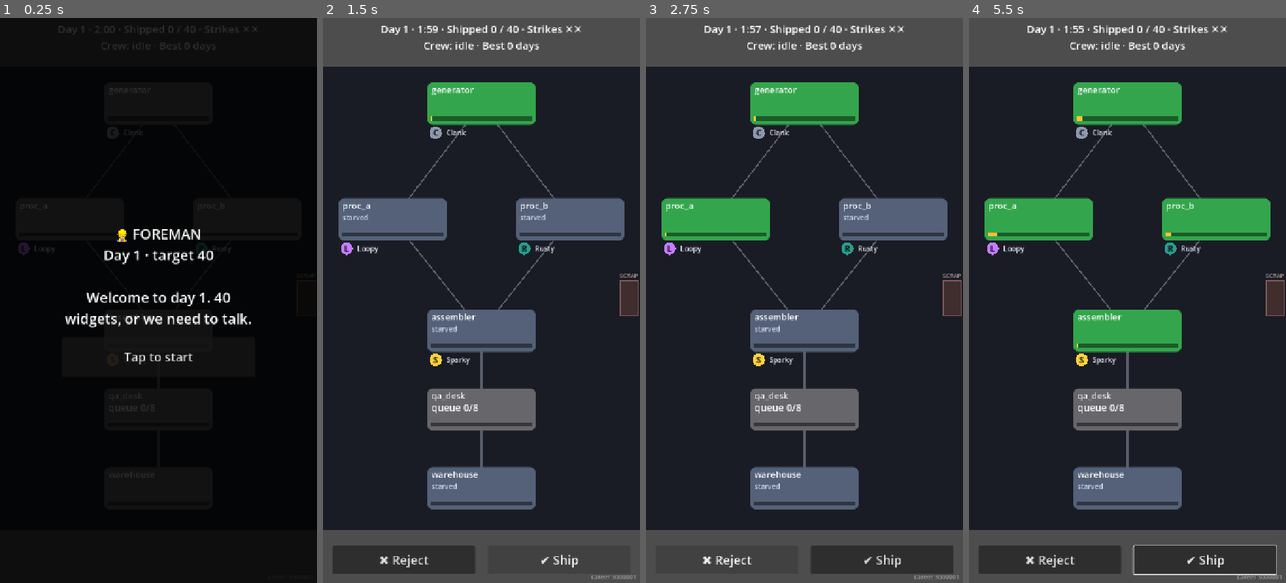
Above: before the commit, frames 1-4 (left to right).
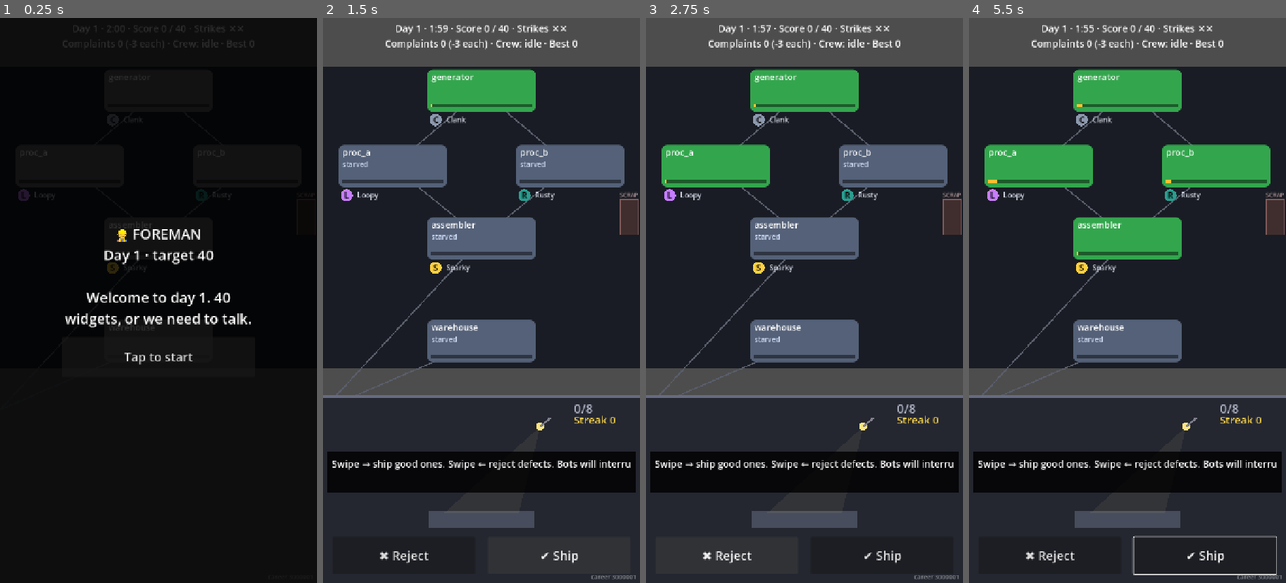
Above: after the commit, the same moments.

Repository: JasonHitching/human-error
Game: Godot game, scene res://main.tscn
Same seed, same stepped clock (60 frames per second), same inputs: the game is played once before the commit and once after it.
Inputs (mouse positions are in pixels of both pictures, inside the frame that each line leads up to):
- Up to frame 1 (0.25 s): no input
- Up to frame 2 (1.5 s): click "Tap to start" at 0.5 s; click "✔ Ship" at 1.25 s
- Up to frame 3 (2.75 s): click "✖ Reject" at 2 s
- Up to frame 4 (5.5 s): tap Enter at 2.75 s; move the mouse to (1127, 300) at 2.77 s; hold Right 2.78-3.53 s; click (1127, 300) at 2.92 s; move the mouse to (1064, 328) at 3.52 s; hold Left 3.53-4.28 s; click (1064, 328) at 3.67 s; move the mouse to (1159, 176) at 4.27 s; hold Right from 4.28 s (still down); click (1159, 176) at 4.42 s; move the mouse to (1111, 413) at 5.02 s; click (1111, 413) at 5.17 s

The runs differ from the first frame. In frame 1, 0.9% of the frame differs, in the area x 5-98%, y 1-82%; in frame 2, 40%; in frame 3, 40%; in frame 4, 41%, in the area x 0-100%, y 1-100%.

Commit message:
#28 M2-02 QA desk screen: desk strip, product drawing, swipe, BRB, streak
Co-Authored-By: Claude Sonnet 5.5 <noreply@anthropic.com>
Claude-Session: https://claude.ai/code/session_01K8aWAZ2qq1oBCj6mktqcyo

Diff:
--- a/game/data/foreman.json
+++ b/game/data/foreman.json
@@ -26,5 +26,11 @@
   "Out. Take the bots' resignation letters with you.",
   "Fired. Please don't touch anything on your way out.",
   "Your services are no longer required. The bots will miss you."
+ ],
+ "complaint": [
+  "A customer got a dented gift. Guess whose desk.",
+  "Complaint filed. Under your name. In pen.",
+  "Someone shipped a defect. The camera says: you.",
+  "Customer complaint. They want a refund and an apology."
  ]
 }
--- a/game/scripts/main.gd
+++ b/game/scripts/main.gd
@@ -3,7 +3,10 @@
 
 const BEST_PATH := "user://best.json"
 const HUD_TOP := 110.0
-const HUD_BOTTOM := 120.0
+const FACTORY_FRAC := 0.62  # factory view: top 62% (below the HUD)
+const STRIP_FRAC := 0.67  # desk strip: bottom 33%
+const SWIPE_MIN := 80.0
+const HINT := "Swipe → ship good ones. Swipe ← reject defects. Bots will interrupt you."
 
 enum Phase { BANNER, PLAYING, REVIEW, FIRED }
 
@@ -11,6 +14,8 @@
 var _career: Career
 var _factory: Factory
 var _view: FactoryView
+var _desk: QaDeskView
+var _swipe_from := Vector2(-1, -1)
 var _hud: Hud
 var _phase: Phase = Phase.BANNER
 var _acc: float = 0.0
@@ -30,6 +35,8 @@
 	_best_days = _load_best()
 	_view = FactoryView.new()
 	add_child(_view)
+	_desk = QaDeskView.new()
+	add_child(_desk)
 	_hud = Hud.new()
 	add_child(_hud)
 	_hud.start_pressed.connect(_begin_shift)
@@ -51,6 +58,8 @@
 func _show_day() -> void:
 	_factory = _career.start_day()
 	_view.setup(_factory, _config)
+	_desk.setup(_factory)
+	_desk.hint = HINT if _career.day == 1 else ""
 	_acc = 0.0
 	_holding = false
 	_phase = Phase.BANNER
@@ -76,26 +85,45 @@
 func _inspect(ship: bool) -> void:
 	if _phase != Phase.PLAYING or _factory == null:
 		return
-	match _factory.inspect(ship):
+	var q := _factory.qa_queue()
+	var front: Dictionary = q[0] if not q.is_empty() else {}
+	var res := _factory.inspect(ship)
+	if res in [Factory.InspectResult.SHIPPED, Factory.InspectResult.COMPLAINT, Factory.InspectResult.CAUGHT, Factory.InspectResult.WASTED]:
+		_desk.hint = ""
+		_desk.play_inspect(front, ship)
+	match res:
 		Factory.InspectResult.NOT_AT_DESK:
-			_flash("Worker is away from the desk")
+			_desk.flash("BRB — busy at a machine", Color(0.8, 0.8, 0.85))
 		Factory.InspectResult.COMPLAINT:
-			_flash("Complaint! Shipped a defect")
+			_desk.flash("COMPLAINT!", Color(1.0, 0.25, 0.2), 1.6)
+			_desk.flash(_career.foreman_line_at("complaint", _factory.complaints), Color(1.0, 0.7, 0.6), 2.0)
 		Factory.InspectResult.WASTED:
-			_flash("Wasted a good product")
+			_desk.flash("Wasted", Color(1.0, 0.75, 0.3))
 		Factory.InspectResult.CAUGHT:
-			_flash("Caught a defect")
+			_desk.flash("Caught it!", Color(0.4, 1.0, 0.5))
+
+
+func _unhandled_input(event: InputEvent) -> void:
+	if event is InputEventKey and (event as InputEventKey).pressed and not (event as InputEventKey).echo:
+		match (event as InputEventKey).keycode:
+			KEY_LEFT: _inspect(false)
+			KEY_RIGHT: _inspect(true)
 
 
 func _fit() -> void:
+	var strip := Rect2(0, size.y * STRIP_FRAC, size.x, size.y * (1.0 - STRIP_FRAC))
 	if _ship_btn != null:
 		var w := size.x * 0.45
-		_reject_btn.size = Vector2(w, 64)
-		_ship_btn.size = Vector2(w, 64)
-		_reject_btn.position = Vector2(size.x * 0.03, size.y - 84)
-		_ship_btn.position = Vector2(size.x * 0.52, size.y - 84)
+		var y := strip.end.y - 104.0
+		_reject_btn.size = Vector2(w, 84)
+		_ship_btn.size = Vector2(w, 84)
+		_reject_btn.position = Vector2(size.x * 0.03, y)
+		_ship_btn.position = Vector2(size.x * 0.52, y)
 	if _view != null:
-		_view.area = Rect2(0, HUD_TOP, size.x, maxf(100.0, size.y - HUD_TOP - HUD_BOTTOM))
+		_view.area = Rect2(0, HUD_TOP, size.x, maxf(100.0, size.y * FACTORY_FRAC - HUD_TOP))
+		_view.desk_anchor = Vector2(0, strip.position.y + 30.0)
+	if _desk != null:
+		_desk.rect = strip
 
 
 func _process(delta: float) -> void:
@@ -110,6 +138,7 @@
 			_acc -= dt
 		if _factory.is_over():
 			_end_shift()
+	_desk.visible = _phase == Phase.PLAYING
 	_ship_btn.visible = _phase == Phase.PLAYING
 	_reject_btn.visible = _phase == Phase.PLAYING
 	_view.alpha = clampf(_acc / dt, 0.0, 1.0) if _phase == Phase.PLAYING else 0.0
@@ -155,9 +184,17 @@
 	if event is InputEventMouseButton and (event as InputEventMouseButton).button_index == MOUSE_BUTTON_LEFT:
 		var mb := event as InputEventMouseButton
 		if mb.pressed:
-			_tap(mb.position)
+			if _desk.rect.has_point(mb.position):
+				_swipe_from = mb.position
+			else:
+				_tap(mb.position)
 		else:
 			_release()
+			if _swipe_from.x >= 0.0:
+				var dx := mb.position.x - _swipe_from.x
+				_swipe_from = Vector2(-1, -1)
+				if absf(dx) >= SWIPE_MIN:
+					_inspect(dx > 0.0)
 	elif event is InputEventMouseMotion and _holding:
 		var m := _view.machine_at((event as InputEventMouseMotion).position)
 		if m == null or m.id != _factory.crew_target:
--- a/game/scripts/sim/career.gd
+++ b/game/scripts/sim/career.gd
@@ -65,7 +65,7 @@
 		strikes += 1
 		if strikes >= config.max_strikes:
 			fired = true
-	return {"hit": hit, "shipped": score, "target": f.target, "strikes": strikes, "fired": fired, "points": points}
+	return {"hit": hit, "shipped": score, "target": f.target, "strikes": strikes, "fired": fired, "points": points, "caught": f.caught, "complaints": f.complaints, "wasted": f.wasted}
 
 
 func offers() -> Array[Dictionary]:
@@ -129,3 +129,9 @@
 		return ""
 	var s: String = arr[rng.randi_range(0, arr.size() - 1)]
 	return s.replace("{day}", str(day)).replace("{target}", str(day_target()))
+
+
+## Deterministic line pick that does not touch the career RNG (safe to call mid-shift).
+func foreman_line_at(kind: String, index: int) -> String:
+	var arr: Array = _lines.get(kind, [])
+	return "" if arr.is_empty() else String(arr[index % arr.size()])
--- a/game/scripts/ui/hud.gd
+++ b/game/scripts/ui/hud.gd
@@ -23,9 +23,9 @@
 func _ready() -> void:
 	mouse_filter = Control.MOUSE_FILTER_IGNORE
 	set_anchors_and_offsets_preset(Control.PRESET_FULL_RECT)
-	_top = _label(24, HORIZONTAL_ALIGNMENT_CENTER)
+	_top = _label(22, HORIZONTAL_ALIGNMENT_CENTER)
 	_top.position = Vector2(0, 8)
-	_flash = _label(26, HORIZONTAL_ALIGNMENT_CENTER)
+	_flash = _label(22, HORIZONTAL_ALIGNMENT_CENTER)
 	_flash.add_theme_color_override("font_color", Color(1, 0.9, 0.4))
 	_seed = _label(14, HORIZONTAL_ALIGNMENT_RIGHT)
 	_seed.modulate = Color(1, 1, 1, 0.5)
@@ -95,7 +95,7 @@
 func _layout() -> void:
 	_top.size = Vector2(size.x, 80)
 	_flash.size = Vector2(size.x, 40)
-	_flash.position = Vector2(0, size.y - 110)
+	_flash.position = Vector2(0, 84)
 	_seed.size = Vector2(size.x - 8, 20)
 	_seed.position = Vector2(0, size.y - 24)
 
@@ -108,7 +108,7 @@
 	var marks := ""
 	for i in c.config.max_strikes:
 		marks += "✖" if i < c.strikes else "✕"
-	_top.text = "Day %d · %d:%02d · Shipped %d / %d · Strikes %s\n%s · Best %d days" % [c.day, int(left) / 60, int(left) % 60, f.score(), f.target, marks, crew, best_days]
+	_top.text = "Day %d · %d:%02d · Score %d / %d · Strikes %s\nComplaints %d (-%d each) · %s · Best %d" % [c.day, int(left) / 60, int(left) % 60, f.score(), f.target, marks, f.complaints, c.config.complaint_penalty, crew, best_days]
 	_seed.text = "career %d" % c.seed
 
 
@@ -122,7 +122,7 @@
 
 
 func show_review(res: Dictionary, line: String, offers: Array[Dictionary]) -> void:
-	_review_label.text = "Day over\nShipped %d / %d — %s\nStrikes %d\n\n%s" % [res["shipped"], res["target"], "HIT" if res["hit"] else "MISS", res["strikes"], line]
+	_review_label.text = "Day over\nScore %d / %d — %s\nCaught %d · Complaints %d · Wasted %d\nStrikes %d\n\n%s" % [res["shipped"], res["target"], "HIT" if res["hit"] else "MISS", res["caught"], res["complaints"], res["wasted"], res["strikes"], line]
 	for n in _review_box.get_children():
 		if n != _review_label:
 			_review_box.remove_child(n)
--- a/game/scripts/view/factory_view.gd
+++ b/game/scripts/view/factory_view.gd
@@ -7,6 +7,7 @@
 
 var factory: Factory
 var area := Rect2(0, 0, 100, 100)  # screen rect the unit layout maps into
+var desk_anchor := Vector2.ZERO  # strip's left edge; the qa_desk machine is drawn there instead
 var alpha: float = 0.0  # 0..1 progress between ticks
 var _link_ticks: Dictionary = {}  # "from>to" -> ticks
 var _tick_rate: int = 10
@@ -35,7 +36,7 @@
 
 func machine_at(p: Vector2) -> Machine:
 	for m in factory.machines:
-		if machine_rect(m).has_point(p):
+		if m.type != "qa" and machine_rect(m).has_point(p):
 			return m
 	return null
 
@@ -87,7 +88,8 @@
 	draw_rect(sr, Color(0.5, 0.35, 0.35), false, 2.0)
 	_text("SCRAP", sr.position + Vector2(-2, -6), 13, Color(0.7, 0.6, 0.6), 60.0)
 	for m in factory.machines:
-		_draw_machine(m)
+		if m.type != "qa":
+			_draw_machine(m)
 	for b in _bubbles:
 		_draw_bubble(b)
 
@@ -95,7 +97,7 @@
 func _draw_links() -> void:
 	var pts := {}
 	for m in factory.machines:
-		pts[m.id] = machine_rect(m).get_center()
+		pts[m.id] = desk_anchor if m.type == "qa" else machine_rect(m).get_center()
 	for key: String in _link_ticks:
 		var ids := key.split(">")
 		draw_line(pts[ids[0]], pts[ids[1]], Color(0.35, 0.37, 0.42), 3.0)
--- /dev/null
+++ b/game/scripts/view/qa_desk_view.gd
@@ -0,0 +1,213 @@
+class_name QaDeskView
+extends Node2D
+## The QA desk strip: queue, front product on a pad, BRB sign, streak, flashes. Reads sim state only.
+
+const COL_BG := Color(0.14, 0.15, 0.19)
+const COL_BODY := Color(0.3, 0.65, 0.85)
+const COL_PAINT := Color(0.9, 0.3, 0.7)
+const COL_LABEL := Color(0.97, 0.92, 0.75)
+
+var factory: Factory
+var rect := Rect2(0, 0, 100, 100)  # strip rect in screen space
+var hint: String = ""
+var _font: Font = ThemeDB.fallback_font
+var _time: float = 0.0
+var _last_q: int = 0
+var _slide: float = 0.0
+var _flashes: Array[Dictionary] = []  # {text, color, left}
+var _anim: Dictionary = {}  # {item, kind: "ship"|"reject", t}
+
+
+func setup(f: Factory) -> void:
+	factory = f
+	_last_q = 0
+	_slide = 0.0
+	_flashes.clear()
+	_anim = {}
+
+
+func flash(text: String, col: Color, secs: float = 1.2) -> void:
+	_flashes.append({"text": text, "color": col, "left": secs, "total": secs})
+	if _flashes.size() > 3:
+		_flashes.pop_front()
+
+
+## Start the ship/reject animation for the item that was at the front before inspect().
+func play_inspect(item: Dictionary, shipped: bool) -> void:
+	_anim = {"item": item, "kind": "ship" if shipped else "reject", "t": 0.0}
+
+
+## True while the BRB sign is up (worker is away on a machine job).
+func brb_visible() -> bool:
+	return factory != null and factory.crew_busy
+
+
+func pad_rect() -> Rect2:
+	var top := rect.position.y + 70.0
+	var h := maxf(120.0, rect.size.y - 70.0 - 110.0)
+	var s := minf(h, rect.size.x * 0.5)
+	return Rect2(rect.position.x + rect.size.x * 0.5 - s * 0.5, top + (h - s) * 0.5, s, s)
+
+
+func _process(d: float) -> void:
+	_time += d
+	for fl in _flashes:
+		fl["left"] -= d
+	_flashes = _flashes.filter(func(fl: Dictionary) -> bool: return fl["left"] > 0.0)
+	_slide = maxf(0.0, _slide - d * 4.0)
+	if not _anim.is_empty():
+		_anim["t"] += d / 0.35
+		if _anim["t"] >= 1.0:
+			_anim = {}
+	queue_redraw()
+
+
+func _bot_color(name: String) -> Color:
+	for m in factory.machines:
+		if m.bot != null and m.bot.name == name:
+			return m.bot.color
+	return Color(0.6, 0.6, 0.6)
+
+
+func _draw() -> void:
+	if factory == null:
+		return
+	draw_rect(rect, COL_BG)
+	draw_line(rect.position, Vector2(rect.end.x, rect.position.y), Color(0.4, 0.42, 0.5), 3.0)
+	var q := factory.qa_queue()
+	if q.size() > _last_q:
+		_slide = 1.0
+	_last_q = q.size()
+	_draw_queue(q)
+	var pad := pad_rect()
+	_draw_pad(pad)
+	var shake := 0.0
+	if not _anim.is_empty() and _anim["kind"] == "reject":
+		shake = sin(float(_anim["t"]) * 40.0) * 6.0 * (1.0 - float(_anim["t"]))
+	if not q.is_empty() and _anim.is_empty():
+		draw_product(q[0], pad.get_center() + Vector2(shake, 0), pad.size * 0.8)
+	_draw_anim(pad)
+	if brb_visible():
+		_draw_brb(pad)
+	_text("Streak %d" % factory.streak, rect.position + Vector2(rect.size.x - 150, 62), 24, Color(1.0, 0.85, 0.3), 140.0)
+	_draw_flashes(pad)
+	if hint != "":
+		_draw_hint()
+
+
+func _draw_queue(q: Array) -> void:
+	var cap := maxi(1, factory.qa_capacity)
+	var frac := float(q.size()) / float(cap)
+	var col := Color(0.7, 0.72, 0.78)
+	if q.size() >= cap:
+		col = Color(0.95, 0.25, 0.2)
+	elif frac >= 0.75:
+		col = Color(1.0, 0.6, 0.15)
+	var bw := minf(34.0, (rect.size.x - 200.0) / float(cap) - 4.0)
+	for i in q.size():
+		var x := rect.position.x + 12.0 + float(i) * (bw + 4.0)
+		if i == q.size() - 1:
+			x -= _slide * 60.0
+		draw_rect(Rect2(x, rect.position.y + 14.0, bw, 30.0), col)
+	_text("%d/%d" % [q.size(), cap], rect.position + Vector2(rect.size.x - 150, 38), 28, col, 140.0)
+
+
+func _draw_pad(pad: Rect2) -> void:
+	var c := pad.get_center()
+	draw_rect(Rect2(pad.position + Vector2(0, pad.size.y * 0.78), Vector2(pad.size.x, pad.size.y * 0.16)), Color(0.28, 0.3, 0.36))
+	# lamp: head + soft cone of light on the pad
+	var head := Vector2(c.x + pad.size.x * 0.55, pad.position.y - 2.0)
+	draw_colored_polygon(PackedVector2Array([head, Vector2(c.x - pad.size.x * 0.35, pad.position.y + pad.size.y * 0.8), Vector2(c.x + pad.size.x * 0.35, pad.position.y + pad.size.y * 0.8)]), Color(1, 0.95, 0.6, 0.07))
+	draw_circle(head, 9.0, Color(1.0, 0.9, 0.5))
+	draw_line(head, head + Vector2(24, -20), Color(0.5, 0.5, 0.55), 4.0)
+
+
+func _draw_brb(pad: Rect2) -> void:
+	draw_rect(pad, Color(0, 0, 0, 0.5))
+	var r := Rect2(pad.get_center() - Vector2(90, 34), Vector2(180, 68))
+	draw_rect(r, Color(0.95, 0.75, 0.2))
+	draw_rect(r, Color(0.2, 0.15, 0.0), false, 4.0)
+	_text("BRB", r.position + Vector2(36, 50), 46, Color(0.2, 0.15, 0.0), 140.0)
+
+
+func _draw_anim(pad: Rect2) -> void:
+	if _anim.is_empty():
+		return
+	var t: float = _anim["t"]
+	var c := pad.get_center()
+	if _anim["kind"] == "ship":
+		draw_product(_anim["item"], c + Vector2(t * (rect.size.x * 0.6), 0), pad.size * 0.8)
+		_text("✔", c + Vector2(-20, 20), 70, Color(0.3, 1.0, 0.4, 1.0 - t), 60.0)
+	else:
+		var bin := Vector2(rect.position.x + 50, rect.end.y - 120)
+		draw_product(_anim["item"], c.lerp(bin, t) + Vector2(0, t * t * 40.0), pad.size * 0.8 * (1.0 - 0.5 * t))
+		draw_rect(Rect2(bin + Vector2(-34, 30), Vector2(68, 50)), Color(0.3, 0.2, 0.2))
+
+
+func _draw_flashes(pad: Rect2) -> void:
+	var y := pad.position.y + 30.0
+	for fl in _flashes:
+		var a := clampf(float(fl["left"]) / 0.4, 0.0, 1.0)
+		var col: Color = fl["color"]
+		col.a = a
+		_text(String(fl["text"]), Vector2(rect.position.x + 16, y), 30, col, rect.size.x - 32)
+		y += 38.0
+
+
+func _draw_hint() -> void:
+	var r := Rect2(rect.position + Vector2(10, rect.size.y * 0.3), Vector2(rect.size.x - 20, 90))
+	draw_rect(r, Color(0, 0, 0, 0.8))
+	_text(hint, r.position + Vector2(10, 34), 22, Color.WHITE, r.size.x - 20)
+
+
+## Draw one product centred at c, fitting in a square of size s. Used for the pad and animations.
+func draw_product(item: Dictionary, c: Vector2, s: Vector2) -> void:
+	var w := s.x * 0.9
+	var h := s.y * 0.75
+	var body := Rect2(c - Vector2(w, h) * 0.5, Vector2(w, h))
+	var defect := String(item.get("defect", ""))
+	var decoy := String(item.get("decoy", ""))
+	var col := COL_PAINT if defect == "wrong_paint" else COL_BODY
+	var sb := StyleBoxFlat.new()
+	sb.bg_color = col
+	sb.set_corner_radius_all(int(w * 0.1))
+	draw_style_box(sb, body)
+	# label stripe (top normally; bottom + arrow when flipped)
+	var lh := h * 0.18
+	var ly := body.end.y - lh - h * 0.06 if defect == "flipped_label" else body.position.y + h * 0.06
+	draw_rect(Rect2(body.position.x + w * 0.1, ly, w * 0.8, lh), COL_LABEL)
+	if defect == "flipped_label":
+		var ac := Vector2(body.end.x - w * 0.18, ly + lh * 0.5)
+		draw_line(ac + Vector2(0, -lh), ac + Vector2(0, lh), Color.BLACK, 3.0)
+		draw_colored_polygon(PackedVector2Array([ac + Vector2(-8, -lh + 6), ac + Vector2(8, -lh + 6), ac + Vector2(0, -lh - 6)]), Color.BLACK)
+	# six bolts
+	var bolt_r := w * 0.055
+	for i in 6:
+		var bp := Vector2(body.position.x + w * (0.25 + 0.25 * (i % 3)), body.position.y + h * (0.48 if i < 3 else 0.78))
+		if defect == "missing_bolt" and i == 4:
+			draw_circle(bp, bolt_r, Color(0.05, 0.05, 0.08))
+		else:
+			draw_circle(bp, bolt_r, Color(0.78, 0.8, 0.85))
+			draw_circle(bp + Vector2(-bolt_r * 0.25, -bolt_r * 0.25), bolt_r * 0.35, Color.WHITE)
+	if defect == "crack":
+		var p0 := body.position + Vector2(w * 0.55, h * 0.02)
+		var pts := PackedVector2Array([p0, p0 + Vector2(-w * 0.12, h * 0.2), p0 + Vector2(w * 0.08, h * 0.38), p0 + Vector2(-w * 0.1, h * 0.6), p0 + Vector2(w * 0.06, h * 0.96)])
+		draw_polyline(pts, Color(0.05, 0.05, 0.08), 4.0)
+	elif defect == "dent":
+		var e := Vector2(body.end.x, body.position.y + h * 0.5)
+		draw_colored_polygon(PackedVector2Array([e + Vector2(2, -h * 0.28), e + Vector2(-w * 0.2, 0), e + Vector2(2, h * 0.28)]), COL_BG)
+	match decoy:
+		"scuff":
+			draw_line(body.position + Vector2(w * 0.62, h * 0.7), body.position + Vector2(w * 0.8, h * 0.62), Color(1, 1, 1, 0.55), 3.0)
+		"sticker_blue":
+			draw_circle(body.position + Vector2(w * 0.85, h * 0.4), w * 0.05, Color(0.2, 0.3, 1.0))
+		"sticker_green":
+			draw_circle(body.position + Vector2(w * 0.85, h * 0.4), w * 0.05, Color(0.2, 0.85, 0.3))
+	# flair: tiny mark in the responsible bot's colour
+	var bot := String(item.get("bot", ""))
+	if bot != "":
+		draw_circle(body.position + Vector2(w * 0.08, h * 0.92), w * 0.04, _bot_color(bot))
+
+
+func _text(s: String, pos: Vector2, size: int, col: Color, width: float) -> void:
+	draw_string(_font, pos, s, HORIZONTAL_ALIGNMENT_LEFT, width, size, col)
--- a/game/tools/ui_check.gd
+++ b/game/tools/ui_check.gd
@@ -28,6 +28,34 @@
 			_fails.append("%s button '%s' off-screen at %s" % [name, b.text, b.get_global_rect()])
 
 
+func _check_desk() -> void:
+	var screen := Rect2(Vector2.ZERO, _main.size)
+	var desk: QaDeskView = _main._desk
+	if not screen.encloses(desk.rect):
+		_fails.append("desk strip %s not inside screen %s" % [desk.rect, screen])
+	for b: Button in [_main._reject_btn, _main._ship_btn]:
+		if not b.is_visible_in_tree() or not screen.encloses(b.get_global_rect()):
+			_fails.append("button '%s' not on-screen: %s" % [b.text, b.get_global_rect()])
+		if b.size.x < 120.0 or b.size.y < 80.0:
+			_fails.append("button '%s' too small: %s" % [b.text, b.size])
+	var f: Factory = _main._factory
+	f._qa_items.append({"defect": "", "decoy": "", "bot": ""})
+	f._qa.input_count += 1
+	if f.qa_queue().size() != 1:
+		_fails.append("forced queue item missing")
+	_main._inspect(false)  # rejecting a good product -> wasted
+	if not f.qa_queue().is_empty() or f.wasted != 1:
+		_fails.append("inspect did not update queue (queue %d, wasted %d)" % [f.qa_queue().size(), f.wasted])
+	if desk.hint != "":
+		_fails.append("first-time hint not dismissed after inspect")
+	f.crew_busy = true
+	if not desk.brb_visible():
+		_fails.append("BRB not shown while crew busy")
+	f.crew_busy = false
+	if desk.brb_visible():
+		_fails.append("BRB shown while worker at desk")
+
+
 func _end_shift(shipped: int) -> void:
 	_main._factory.shipped = shipped
 	_main._factory.tick = int(_main._config.shift_seconds * _main._config.tick_rate)
@@ -42,6 +70,10 @@
 				_fails.append("HUD size %s != screen %s" % [hud.size, _main.size])
 			_check_overlay("banner", hud.banner, true)
 			hud.start_pressed.emit()
+		4:
+			if _main._desk.hint == "":
+				_fails.append("day 1 hint not shown")
+			_check_desk()
 		5:
 			if _main._phase != _main.Phase.PLAYING:
 				_fails.append("shift did not start after banner tap")
Not shown, added: game/scripts/view/qa_desk_view.gd.uid
